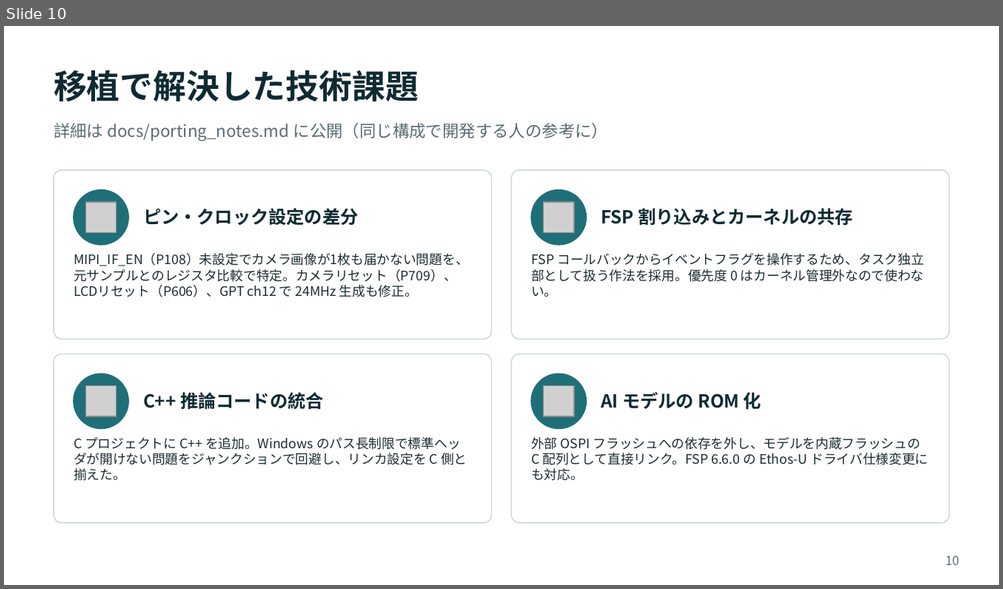
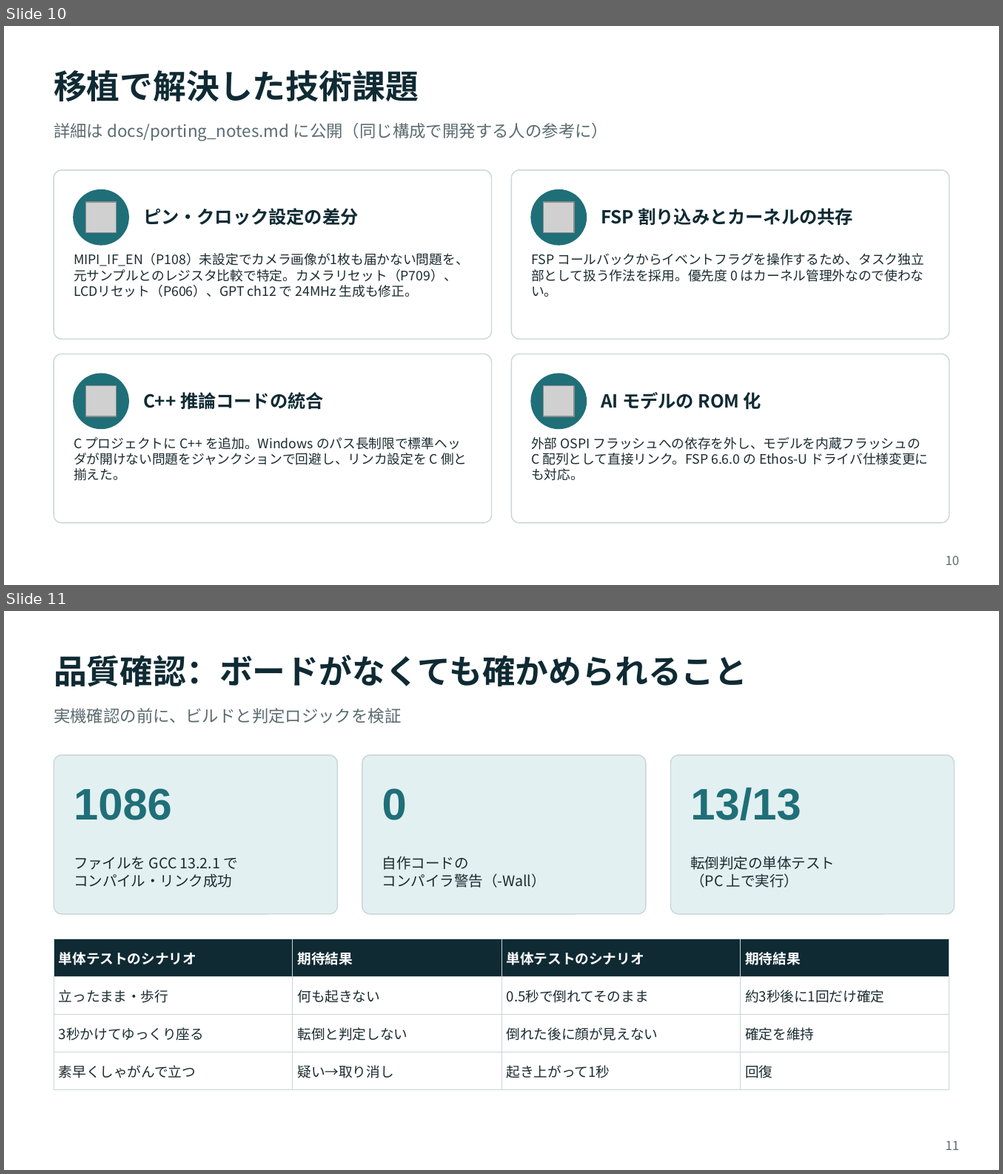
Before and after one commit to syouun/ek-ra8p1-blinky, a slide deck: docs/presentation.pptx. Shown one above the other, each under a label of ours: slide 10 before the commit, slides 10 and 11 after it. The pictures are 1003x589 and 1003x1174 pixels, drawn with LibreOffice and Linux fonts; fonts in the diff are those of the drawing; grey boxes stand for pictures. Boxes give left, top, right and bottom in pixels: in the first picture for what was removed or moved away, otherwise in the second. Text is boxed around its words. In the diff, an @@ line names an element or a change of style, - is before the commit and + after.

```diff
--- a/docs/presentation.pptx
+++ b/docs/presentation.pptx
@@ slide 11 added at [4, 611, 999, 1170], background #FFFFFF @@
@@ text added at [54, 655, 747, 686], 24 pt, text #0F2A33, bold @@
+品質確認：ボードがなくても確かめられること
@@ text added at [54, 708, 401, 723], 12 pt, text #5B6B70 @@
+実機確認の前に、ビルドと判定ロジックを検証
@@ rounded rectangle added at [54, 755, 337, 914], fill #E3F0F1, outline #C9D6D8 0.75 pt @@
@@ rounded rectangle added at [362, 755, 646, 914], fill #E3F0F1, outline #C9D6D8 0.75 pt @@
@@ rounded rectangle added at [670, 755, 954, 914], fill #E3F0F1, outline #C9D6D8 0.75 pt @@
@@ text added at [690, 787, 800, 820], 32 pt, text #1F6F78, bold @@
+13/13
@@ text added at [74, 789, 172, 820], 32 pt, text #1F6F78, bold @@
+1086
@@ text added at [382, 789, 407, 820], 32 pt, text #1F6F78, bold @@
+0
@@ text added at [74, 857, 238, 888], 10.5 pt, text #1B2B30 @@
+ファイルを GCC 13.2.1 で
+コンパイル・リンク成功
@@ text added at [382, 856, 546, 888], 10.5 pt, text #1B2B30 @@
+自作コードの
+コンパイラ警告（-Wall）
@@ text added at [690, 856, 834, 888], 10.5 pt, text #1B2B30 @@
+転倒判定の単体テスト
+（PC 上で実行）
@@ table added at [54, 940, 949, 1082], 4 rows, 4 columns @@
+単体テストのシナリオ | 期待結果 | 単体テストのシナリオ | 期待結果
+立ったまま・歩行 | 何も起きない | 0.5秒で倒れてそのまま | 約3秒後に1回だけ確定
+3秒かけてゆっくり座る | 転倒と判定しない | 倒れた後に顔が見えない | 確定を維持
+素早くしゃがんで立つ | 疑い→取り消し | 起き上がって1秒 | 回復
@@ text added at [945, 1141, 959, 1150], 9 pt, text #5B6B70 @@
+11
```
Also in this commit, not shown: 7 slides changed, 6 other files.
